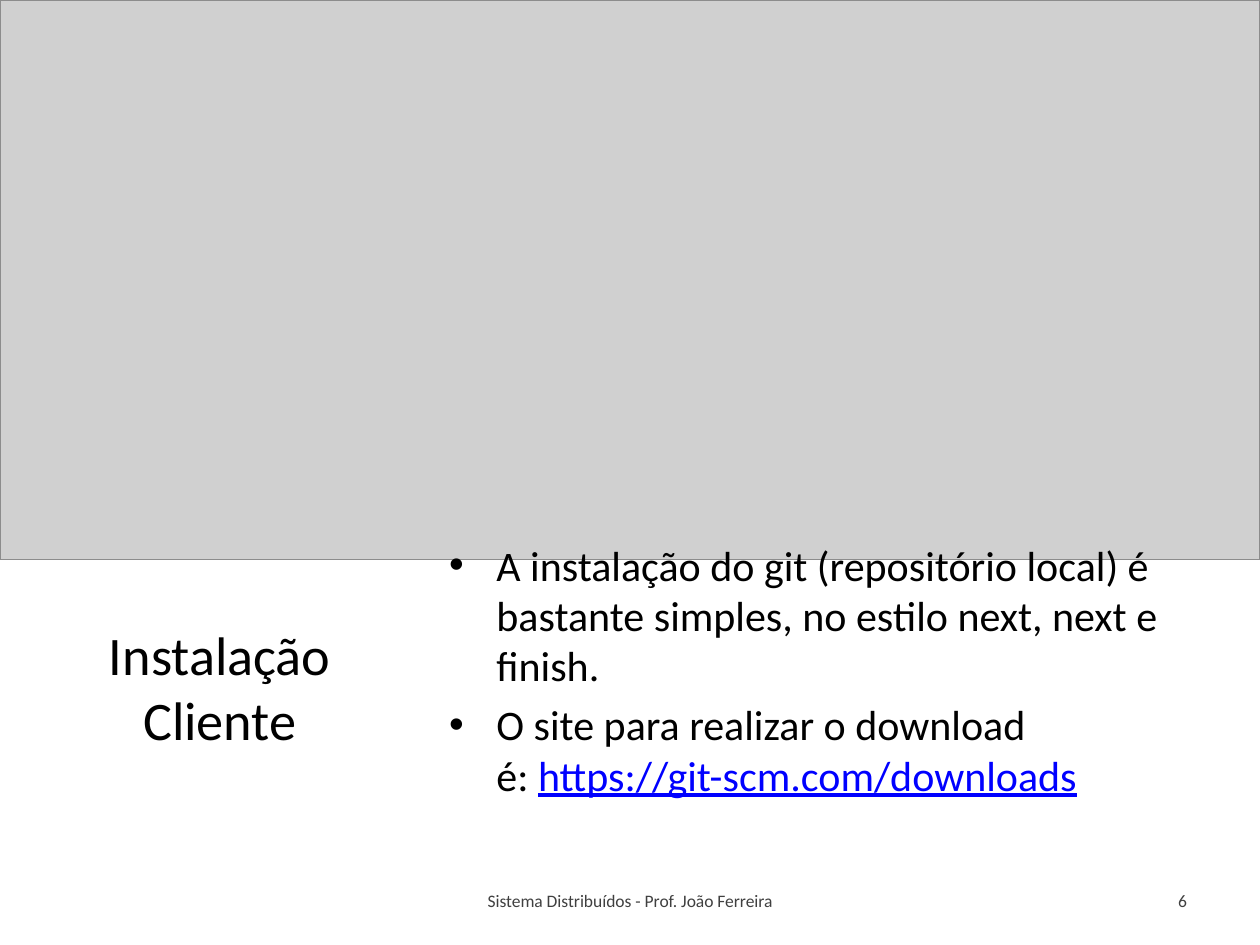
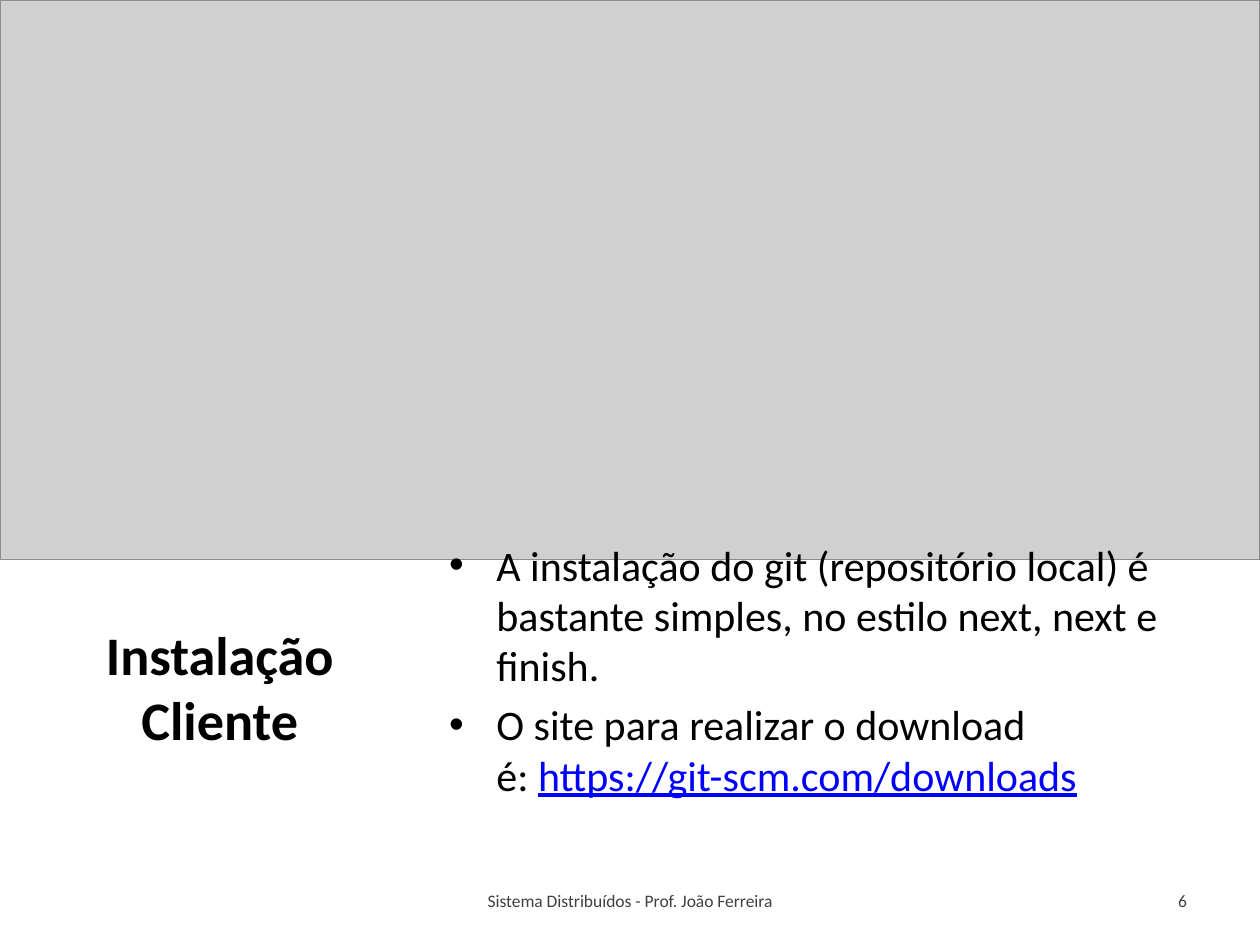
Before and after one commit to FernandoBCAraujo/Apresentacao-Git-e-GitHub, a slide deck: slide 6 of Apresentação Git e GitHub.pptx. Drawn at 1260x945 pixels with LibreOffice and Linux fonts; fonts in the diff are those of the drawing; grey boxes stand for pictures. Boxes give left, top, right and bottom in pixels: in the first picture for what was removed or moved away, otherwise in the second. Text is boxed around its words. In the diff, an @@ line names an element or a change of style, - is before the commit and + after.

```diff
--- a/Apresentação Git e GitHub.pptx
+++ b/Apresentação Git e GitHub.pptx
@@ title "Instalação Cliente" at bbox=[106, 637, 334, 741]: bold on @@
```
Also in this commit, not shown: 6 other slides changed.
